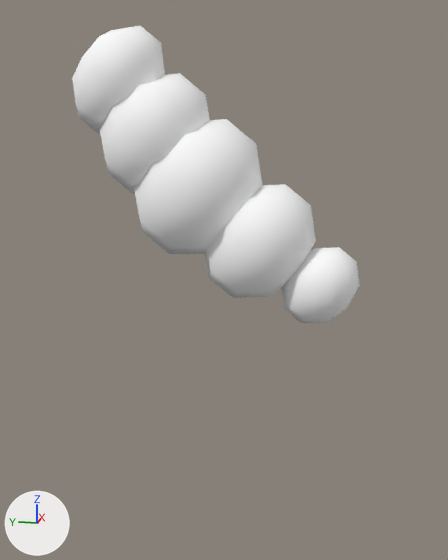
Before and after pictures for a commit that changed the glTF model public/models/ville_cos_fam_licorne_queue.glb.
One viewpoint serves both versions: a 50 mm camera at (-0.585, 0.017, 0.158) aimed at (0.006, 0.135, 0.01). Every picture has the same lights, and +X, +Y and +Z are marked at lower left. The picture after the commit comes second. Vertices at exactly the same position are counted once.

In view in the first picture: 'cos_fam_licorne_queue'.
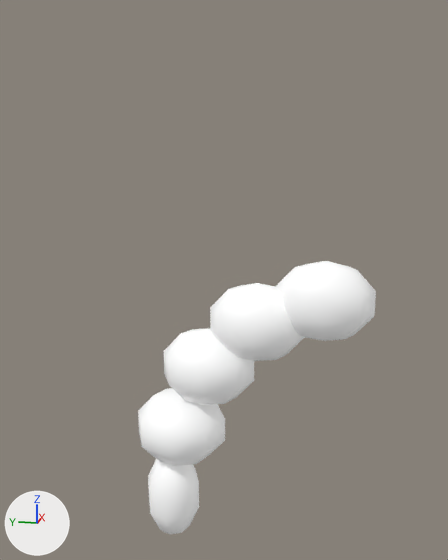
Changed parts and their boxes (x1, y1, x2, y2) in the pictures (448 x 560 px; the box of a moved part takes in the faces that stretch with it):
'cos_fam_licorne_queue', recoloured, reshaped (17% narrower, 8% shorter)
    before: (72, 26, 359, 323)
    after: (138, 261, 376, 534)
part 1 of me_cos_fam_licorne_queue, moved or reshaped
    before: (281, 247, 359, 323)
    after: (275, 261, 376, 341)
part 2 of me_cos_fam_licorne_queue, moved or reshaped
    before: (205, 184, 316, 298)
    after: (210, 283, 305, 361)
part 3 of me_cos_fam_licorne_queue, moved or reshaped
    before: (134, 119, 262, 254)
    after: (164, 328, 254, 405)
part 4 of me_cos_fam_licorne_queue, moved or reshaped
    before: (100, 73, 210, 194)
    after: (138, 388, 225, 466)
part 5 of me_cos_fam_licorne_queue, moved or reshaped
    before: (72, 26, 165, 134)
    after: (148, 459, 199, 534)

Diff of the bpy script that builds the scene:
```diff
--- a/public/models/ville_cos_fam_licorne_queue.glb.py
+++ b/public/models/ville_cos_fam_licorne_queue.glb.py
@@ mat_glow @@
+mat_glow = principled_material('glow')
+mat_glow.base_color = (1.0, 1.0, 1.0)  # white #ffffff
+mat_glow.emission_strength = 0.12
@@ me_cos_fam_licorne_queue @@
 # used by ob_cos_fam_licorne_queue; location = (0.0, 0.0, 0.0)
-me_cos_fam_licorne_queue.from_pydata(...)  # 195 vertices, 320 faces; spans x -0.055..0.055, y 0.003..0.28, z -0.028..0.249
-me_cos_fam_licorne_queue.materials.append(mat_flat)
+me_cos_fam_licorne_queue.from_pydata(...)  # 195 vertices, 320 faces; spans x -0.044..0.044, y -0.013..0.228, z -0.28..0.035
+# me_cos_fam_licorne_queue part 1: the loose piece of 39 vertices spanning x -0.032..0.032, y 0.003..0.077, z -0.028..0.048 is multiplied about its middle by the matrix ((1.0, 0.0, 0.0), (0.0, 0.731, -0.922), (0.0, 0.922, 0.731)), then moved by (0.0, -0.005, -0.015)
+# me_cos_fam_licorne_queue part 2: the loose piece of 39 vertices spanning x -0.048..0.048, y 0.045..0.155, z -0.006..0.106 is multiplied about its middle by the matrix ((0.76, 0.0, 0.0), (0.0, 0.497, -0.627), (0.0, 0.627, 0.497)), then moved by (0.0, 0.0, -0.08)
+# me_cos_fam_licorne_queue part 3: the loose piece of 39 vertices spanning x -0.055..0.055, y 0.097..0.223, z 0.035..0.165 is multiplied about its middle by the matrix ((0.724, 0.0, 0.0), (0.0, 0.429, -0.54), (0.0, 0.54, 0.429)), then moved by (0.0, -0.01, -0.18)
+# me_cos_fam_licorne_queue part 4: the loose piece of 39 vertices spanning x -0.048..0.048, y 0.145..0.255, z 0.094..0.206 is multiplied about its middle by the matrix ((0.92, 0.0, 0.0), (0.0, 0.497, -0.627), (0.0, 0.627, 0.497)), then moved by (0.0, -0.02, -0.3)
+# me_cos_fam_licorne_queue part 5: the loose piece of 39 vertices spanning x -0.038..0.038, y 0.19..0.28, z 0.151..0.249 is multiplied about its middle by the matrix ((0.8, 0.0, 0.0), (0.0, 0.339, -0.427), (0.0, 0.979, 0.777)), then moved by (0.0, -0.045, -0.43)
+# me_cos_fam_licorne_queue part 6: vertex colours changed
+me_cos_fam_licorne_queue.materials.append(mat_glow)  # white #ffffff
```
